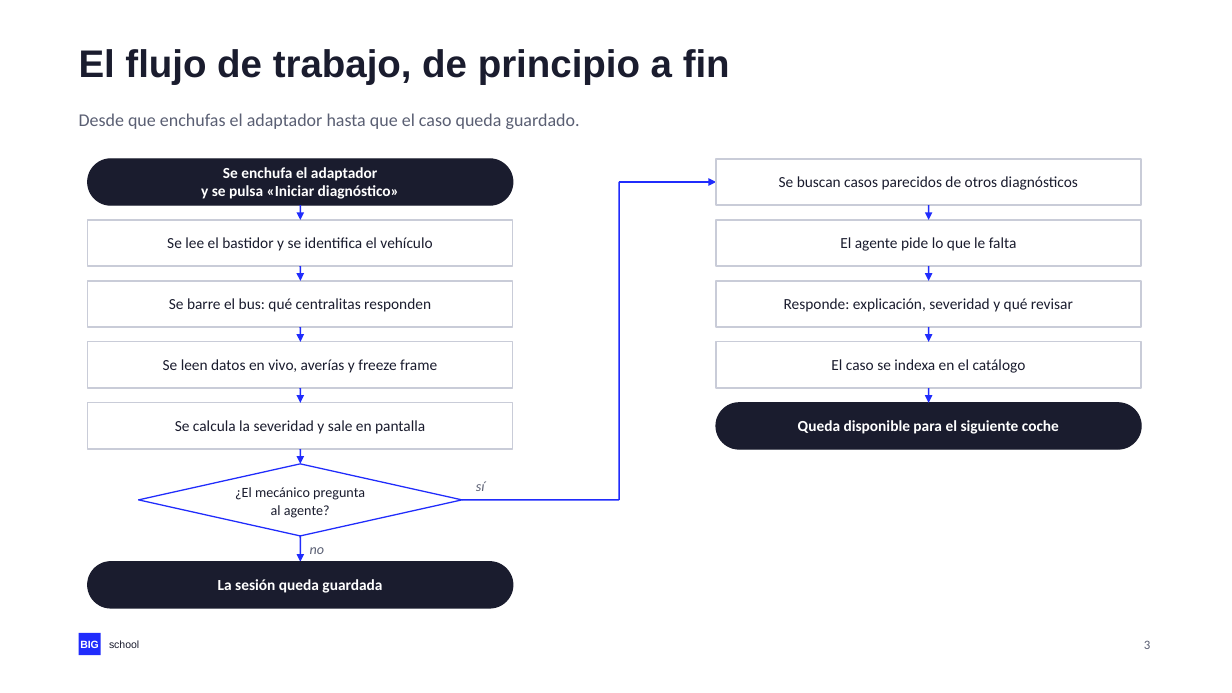
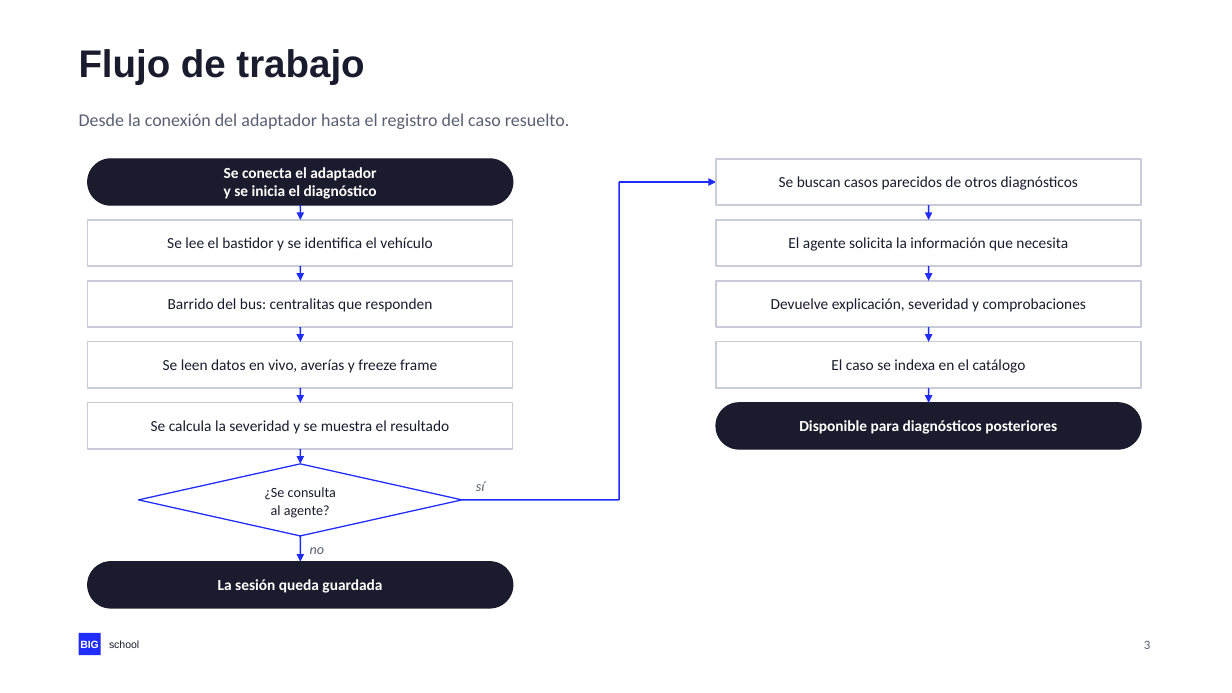
Before and after one commit to NovilloQuinta/intelligent-automotive-diagnostics, a slide deck: slide 3 of docs/presentacion/tfm-intelligent-automotive-diagnostics.pptx. Drawn at 1232x693 pixels with LibreOffice and Linux fonts; fonts in the diff are those of the drawing. Boxes give left, top, right and bottom in pixels: in the first picture for what was removed or moved away, otherwise in the second. Text is boxed around its words. In the diff, an @@ line names an element or a change of style, - is before the commit and + after.

Commit message:
docs(tfm): titulares y subtitulos en registro formal

```diff
--- a/docs/presentacion/tfm-intelligent-automotive-diagnostics.pptx
+++ b/docs/presentacion/tfm-intelligent-automotive-diagnostics.pptx
@@ text at (79, 49, 364, 84): text changed @@
-El flujo de trabajo, de principio a fin
+Flujo de trabajo
@@ text at (79, 113, 569, 129): text changed @@
-Desde que enchufas el adaptador hasta que el caso queda guardado.
+Desde la conexión del adaptador hasta el registro del caso resuelto.
@@ text at (224, 167, 377, 199): text changed @@
-Se enchufa el adaptador
-y se pulsa «Iniciar diagnóstico»
+Se conecta el adaptador
+y se inicia el diagnóstico
@@ text at (788, 237, 1068, 251): text changed @@
-El agente pide lo que le falta
+El agente solicita la información que necesita
@@ text at (168, 298, 432, 312): text changed @@
-Se barre el bus: qué centralitas responden
+Barrido del bus: centralitas que responden
@@ text at (771, 298, 1086, 312): text changed @@
-Responde: explicación, severidad y qué revisar
+Devuelve explicación, severidad y comprobaciones
@@ text at (151, 420, 449, 434): text changed @@
-Se calcula la severidad y sale en pantalla
+Se calcula la severidad y se muestra el resultado
@@ text at (799, 420, 1057, 434): text changed @@
-Queda disponible para el siguiente coche
+Disponible para diagnósticos posteriores
@@ text at (264, 487, 336, 500): text changed @@
-¿El mecánico pregunta
+¿Se consulta
```
Also in this commit, not shown: 14 other slides changed, 3 other files.
